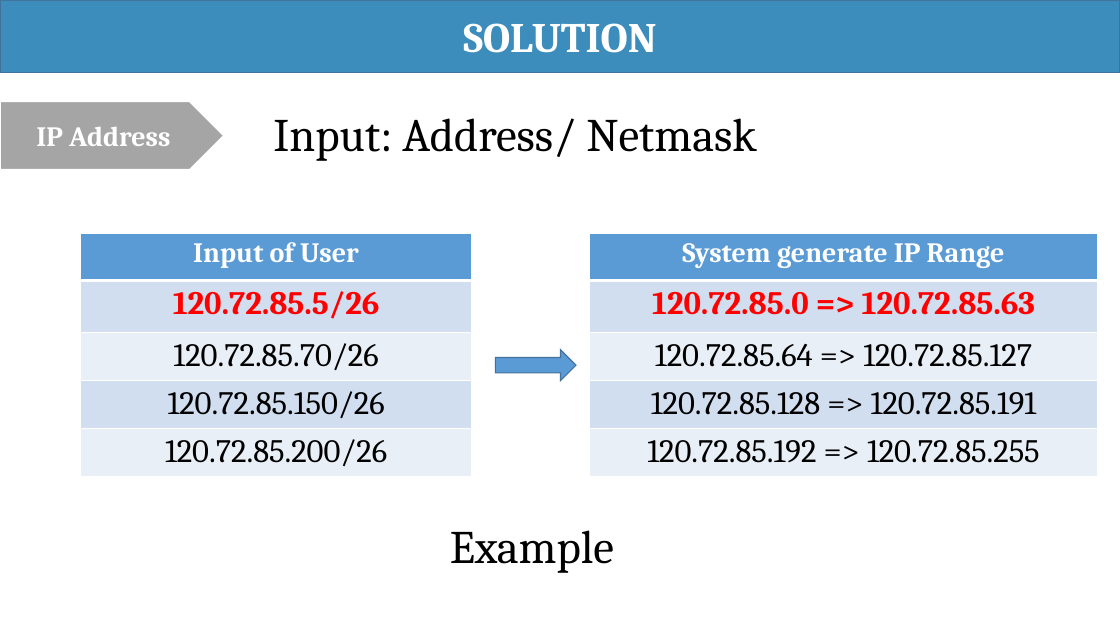
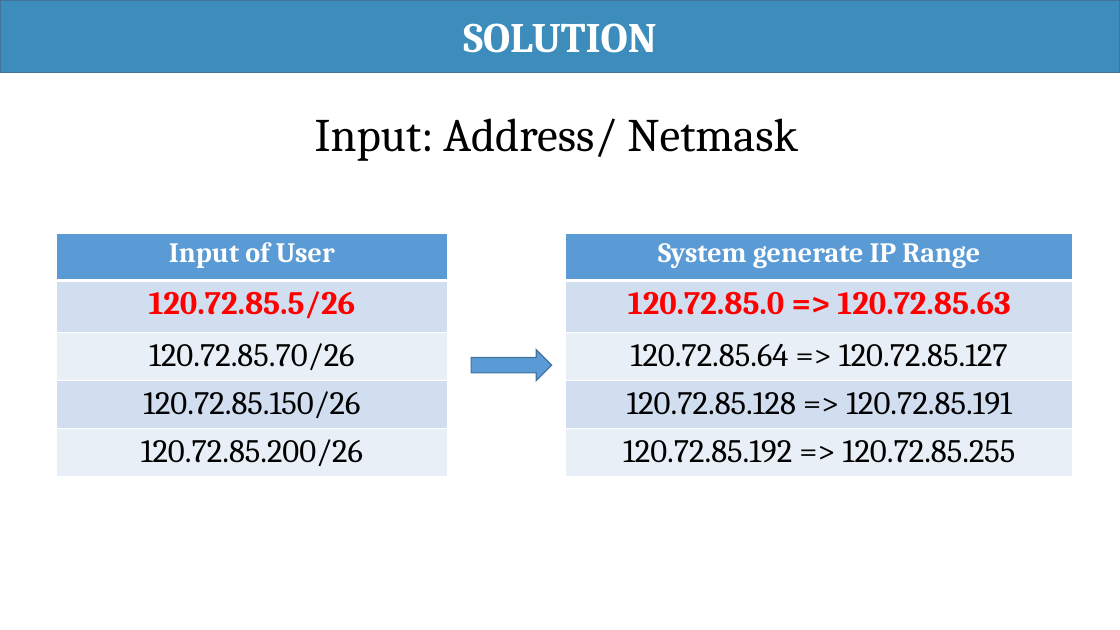
Before and after one commit to haltt051093/IMS-datacenter, a slide deck: slide 24 of Document/Presentation/IMS_20160422_Presentation.pptx (slide 22 before the commit). Drawn at 1120x630 pixels with LibreOffice and Linux fonts; fonts in the diff are those of the drawing. Boxes give left, top, right and bottom in pixels: in the first picture for what was removed or moved away, otherwise in the second. Text is boxed around its words. In the diff, an @@ line names an element or a change of style, - is before the commit and + after.

```diff
--- a/Document/Presentation/IMS_20160422_Presentation.pptx
+++ b/Document/Presentation/IMS_20160422_Presentation.pptx
@@ pentagon arrow removed at box(0, 102, 224, 171) @@
-IP Address
@@ text "Input: Address/ Netmask": place and size @@
-text "Input: Address/ Netmask" at box(273, 118, 757, 161)
+text "Input: Address/ Netmask" at box(315, 118, 798, 161)
@@ 2 tables, 1 right arrow: place and size @@
-2 tables, 1 right arrow at box(81, 234, 1097, 477)
+2 tables, 1 right arrow at box(56, 234, 1073, 477)
@@ text removed at box(450, 530, 614, 573) @@
-Example
```
Also in this commit, not shown: 1 other slide changed, 2 slides added.
